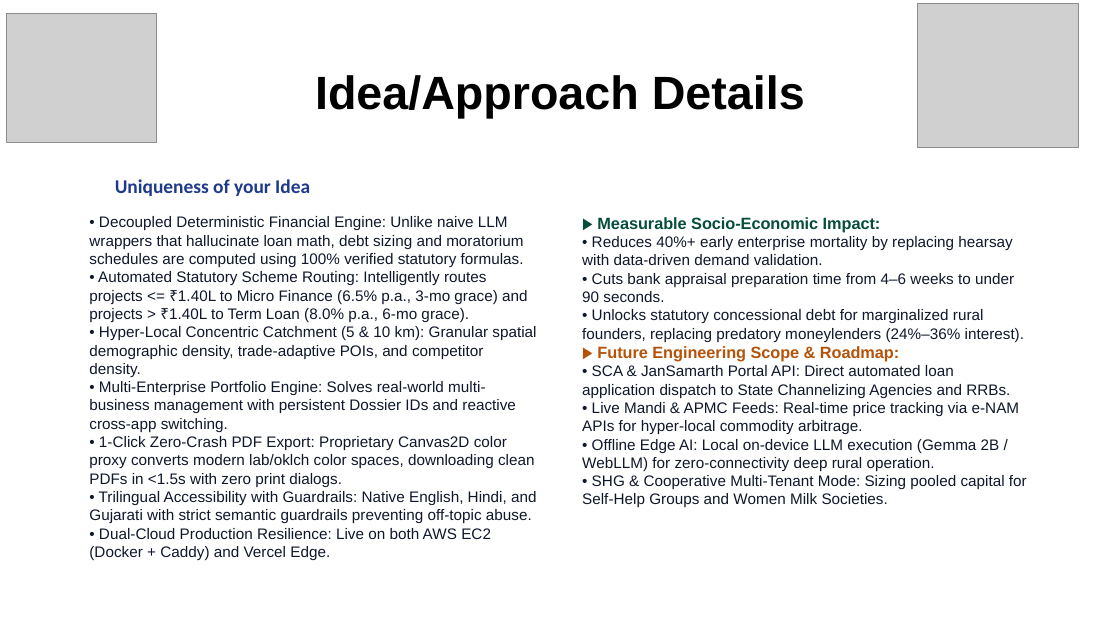
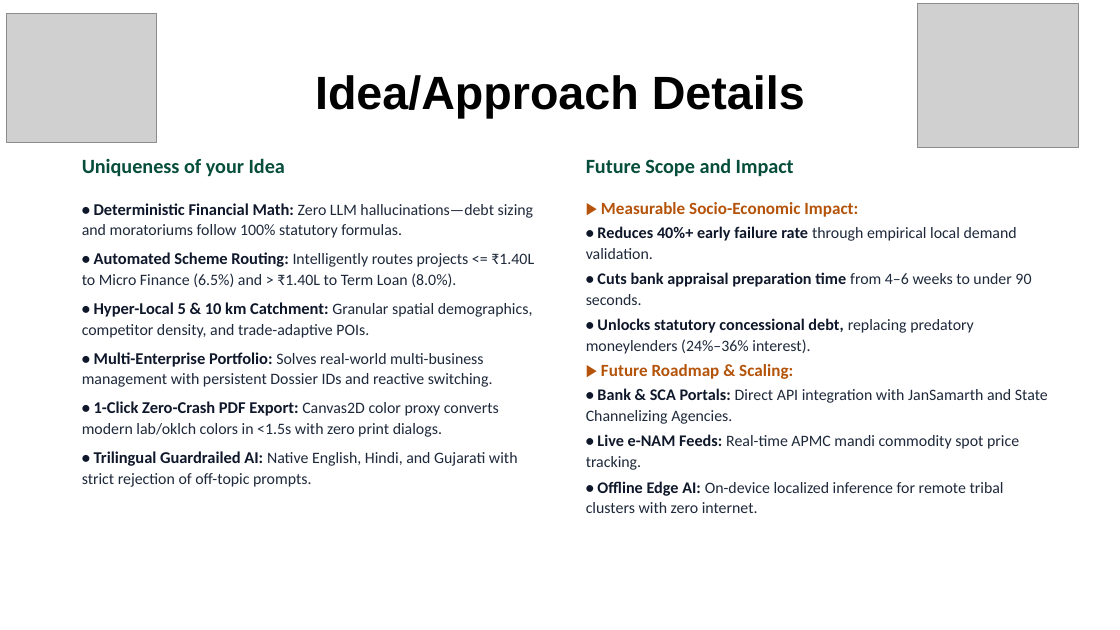
Before and after one commit to ChiragVasava/gramsaarthi-ai, a slide deck: slide 4 of MD_Files/GramSaarthi_AI_Hackathon_Presentation.pptx. Drawn at 1120x630 pixels with LibreOffice and Linux fonts; fonts in the diff are those of the drawing; grey boxes stand for pictures. Boxes give left, top, right and bottom in pixels: in the first picture for what was removed or moved away, otherwise in the second. Text is boxed around its words. In the diff, an @@ line names an element or a change of style, - is before the commit and + after.

```diff
--- a/MD_Files/GramSaarthi_AI_Hackathon_Presentation.pptx
+++ b/MD_Files/GramSaarthi_AI_Hackathon_Presentation.pptx
@@ text "Uniqueness of your Idea": place and size @@
-text "Uniqueness of your Idea" at (115,179,310,196)
+text "Uniqueness of your Idea" at (82,158,285,177)
@@ text "Uniqueness of your Idea" at (82,158,285,177): size 12.5 to 13 pt, text colour #1E3A8A to #064E3B; indent changed @@
@@ text added at (586,158,794,177), 13 pt, text #064E3B, bold @@
+Future Scope and Impact
@@ text at (82,203,534,487): text changed; size 9.8 to 10.2 pt; font Arial to Calibri; text colour #0F172A to #1E293B @@
-• Decoupled Deterministic Financial Engine: Unlike naive LLM wrappers that hallucinate loan math, debt sizing and moratorium schedules are computed using 100% verified statutory formulas.
-• Automated Statutory Scheme Routing: Intelligently routes projects <= ₹1.40L to Micro Finance (6.5% p.a., 3-mo grace) and projects > ₹1.40L to Term Loan (8.0% p.a., 6-mo grace).
-• Hyper-Local Concentric Catchment (5 & 10 km): Granular spatial demographic density, trade-adaptive POIs, and competitor density.
-• Multi-Enterprise Portfolio Engine: Solves real-world multi-business management with persistent Dossier IDs and reactive cross-app switching.
-• 1-Click Zero-Crash PDF Export: Proprietary Canvas2D color proxy converts modern lab/oklch color spaces, downloading clean PDFs in <1.5s with zero print dialogs.
-• Trilingual Accessibility with Guardrails: Native English, Hindi, and Gujarati with strict semantic guardrails preventing off-topic abuse.
-• Dual-Cloud Production Resilience: Live on both AWS EC2 (Docker + Caddy) and Vercel Edge.
+• Deterministic Financial Math: Zero LLM hallucinations—debt sizing and moratoriums follow 100% statutory formulas.
+• Automated Scheme Routing: Intelligently routes projects <= ₹1.40L to Micro Finance (6.5%) and > ₹1.40L to Term Loan (8.0%).
+• Hyper-Local 5 & 10 km Catchment: Granular spatial demographics, competitor density, and trade-adaptive POIs.
+• Multi-Enterprise Portfolio: Solves real-world multi-business management with persistent Dossier IDs and reactive switching.
+• 1-Click Zero-Crash PDF Export: Canvas2D color proxy converts modern lab/oklch colors in <1.5s with zero print dialogs.
+• Trilingual Guardrailed AI: Native English, Hindi, and Gujarati with strict rejection of off-topic prompts.
@@ text "▶ Measurable Socio-Economic Impact:": place and size @@
-text "▶ Measurable Socio-Economic Impact:" at (582,217,1027,507)
+text "▶ Measurable Socio-Economic Impact:" at (586,202,1048,513)
@@ text at (586,202,1031,305): size 10.5 to 11 pt, text colour #064E3B to #B45309 in "▶ Measurable Socio-Economic Impact:"; font Arial to Calibri in "▶ Measurable Socio-Economic Impact:", "• Cuts bank appraisal preparation time from ..."; size 9.8 to 10.4 pt, bold on in "• Cuts bank appraisal preparation time"; size 9.8 to 10.2 pt, text colour #0F172A to #1E293B in "from 4–6 weeks to under 90 seconds."; more space between paragraphs; line spacing 1 to 1.08 @@
@@ text at (586,226,1017,259): text changed; size 9.8 to 10.2 pt; font Arial to Calibri; text colour #0F172A to #1E293B @@
-• Reduces 40%+ early enterprise mortality by replacing hearsay with data-driven demand validation.
+• Reduces 40%+ early failure rate through empirical local demand validation.
@@ text at (586,318,1048,513): text changed; size 9.8 to 10.2 pt; font Arial to Calibri; text colour #0F172A to #1E293B @@
-• Unlocks statutory concessional debt for marginalized rural founders, replacing predatory moneylenders (24%–36% interest).
-▶ Future Engineering Scope & Roadmap:
-• SCA & JanSamarth Portal API: Direct automated loan application dispatch to State Channelizing Agencies and RRBs.
-• Live Mandi & APMC Feeds: Real-time price tracking via e-NAM APIs for hyper-local commodity arbitrage.
-• Offline Edge AI: Local on-device LLM execution (Gemma 2B / WebLLM) for zero-connectivity deep rural operation.
-• SHG & Cooperative Multi-Tenant Mode: Sizing pooled capital for Self-Help Groups and Women Milk Societies.
+• Unlocks statutory concessional debt, replacing predatory moneylenders (24%–36% interest).
+▶ Future Roadmap & Scaling:
+• Bank & SCA Portals: Direct API integration with JanSamarth and State Channelizing Agencies.
+• Live e-NAM Feeds: Real-time APMC mandi commodity spot price tracking.
+• Offline Edge AI: On-device localized inference for remote tribal clusters with zero internet.
```
Also in this commit, not shown: 4 other slides changed, 4 other files.
